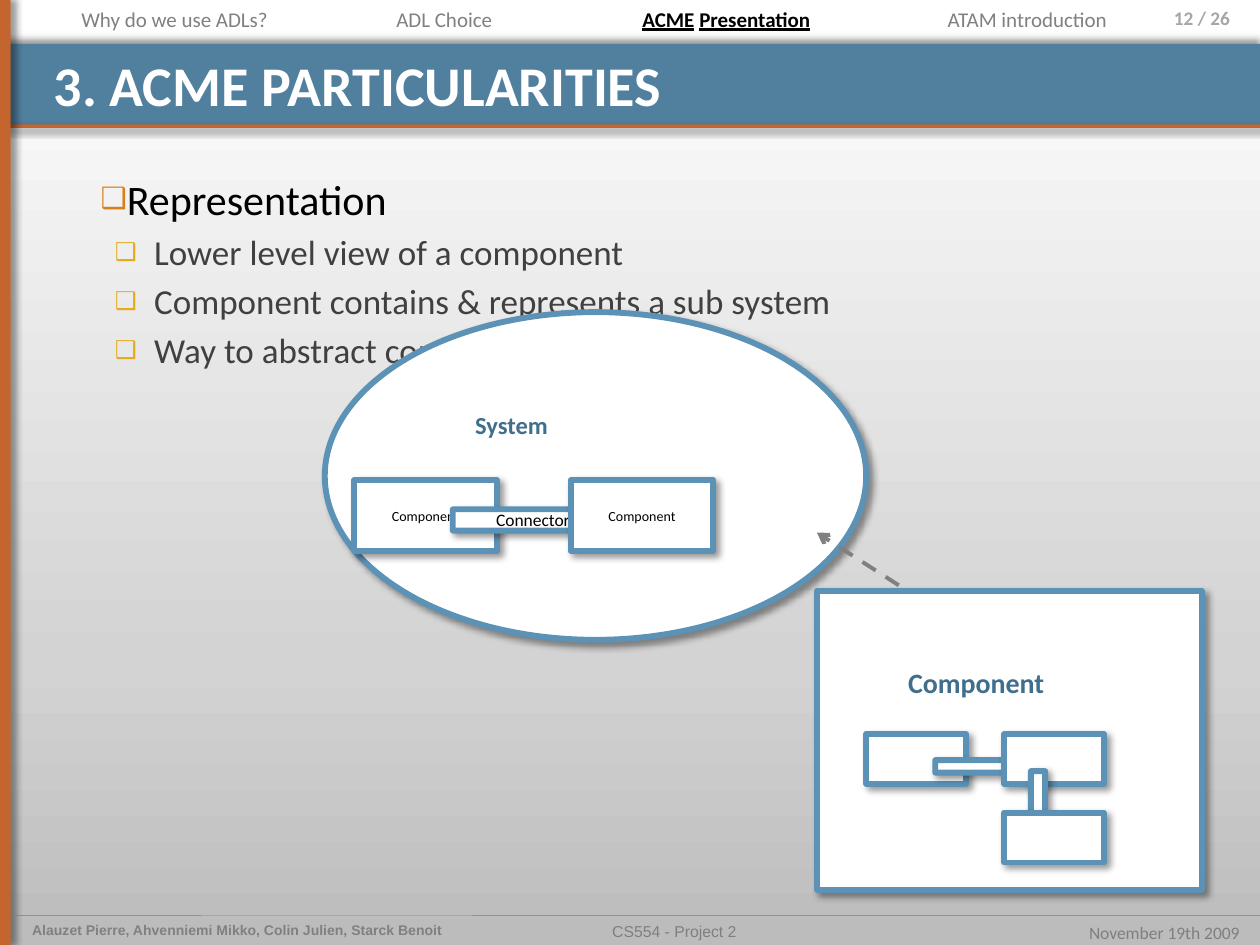
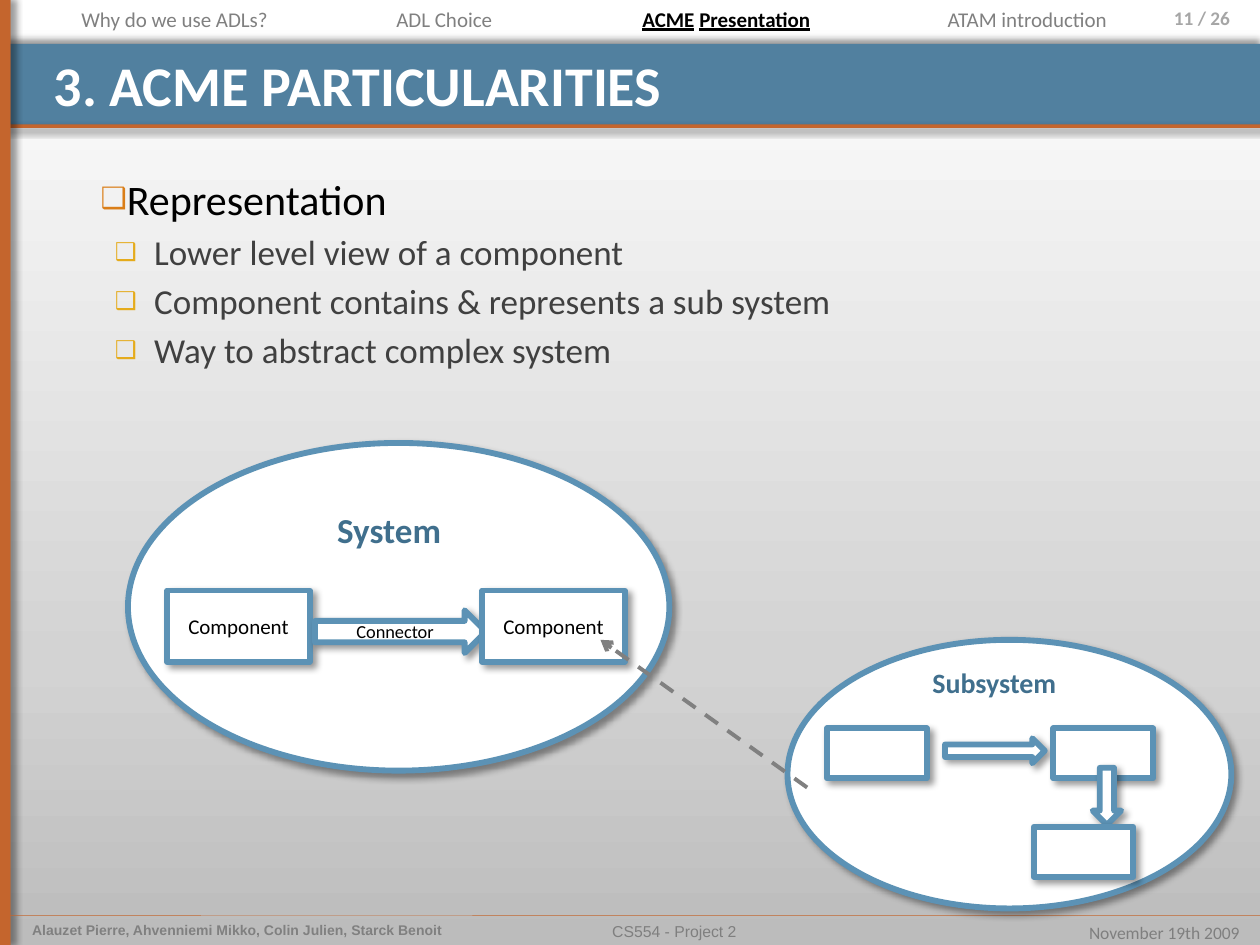
Before and after one commit to pierrealauzet/euroteam, a slide deck: slide 11 of Project 2/Part2/CS554_EuroTeam_Project2_OP5.pptx (slide 12 before the commit). Drawn at 1260x945 pixels with LibreOffice and Linux fonts; fonts in the diff are those of the drawing. Boxes give left, top, right and bottom in pixels: in the first picture for what was removed or moved away, otherwise in the second. Text is boxed around its words. In the diff, an @@ line names an element or a change of style, - is before the commit and + after.

```diff
--- a/Project 2/Part2/CS554_EuroTeam_Project2_OP5.pptx
+++ b/Project 2/Part2/CS554_EuroTeam_Project2_OP5.pptx
@@ page number at [1174,12,1229,25]: text changed @@
-12 / 26
+11 / 26
@@ ellipse: place and size @@
-ellipse at [325,312,867,640]
+ellipse at [129,444,670,771]
@@ text "System": place and size @@
-text "System" at [475,418,548,438]
+text "System" at [337,520,441,549]
@@ text "System" at [337,520,441,549]: size 14 to 20 pt; more space between paragraphs @@
@@ rectangle "Component": place and size @@
-rectangle "Component" at [354,480,496,552]
+rectangle "Component" at [168,591,310,663]
@@ rectangle "Component" at [168,591,310,663]: size 8 to 12 pt @@
@@ rectangle "Component" at [483,591,625,663]: size 8 to 12 pt @@
@@ rectangle "Component": place and size @@
-rectangle "Component" at [571,480,713,552]
+rectangle "Component" at [483,591,625,663]
@@ rectangle removed at [816,591,1201,890] @@
@@ right arrow "Connector": place and size @@
-right arrow "Connector" at [452,499,624,542]
+right arrow "Connector" at [315,610,486,653]
@@ right arrow "Connector" at [315,610,486,653]: size 10 to 10.5 pt @@
@@ arrow moved from (1014, 659) - (816, 533) to (808, 788) - (601, 640) @@
@@ ellipse added at [788,640,1231,908], fill #FFFFFF, outline #5C92B5 3.35 pt @@
@@ text at [932,673,1056,698]: text changed @@
-Component
+Subsystem
@@ rectangle: place and size @@
-rectangle at [867,733,966,784]
+rectangle at [827,728,926,779]
@@ right arrow: place and size @@
-right arrow at [935,753,1034,779]
+right arrow at [945,738,1045,764]
@@ rectangle: place and size @@
-rectangle at [1004,733,1104,784]
+rectangle at [1053,728,1153,779]
@@ right arrow: place and size @@
-right arrow at [1023,771,1052,828]
+right arrow at [1092,769,1121,825]
@@ rectangle: place and size @@
-rectangle at [1004,813,1104,863]
+rectangle at [1033,827,1133,877]
```
Also in this commit, not shown: 3 other slides changed, 5 slides removed.
